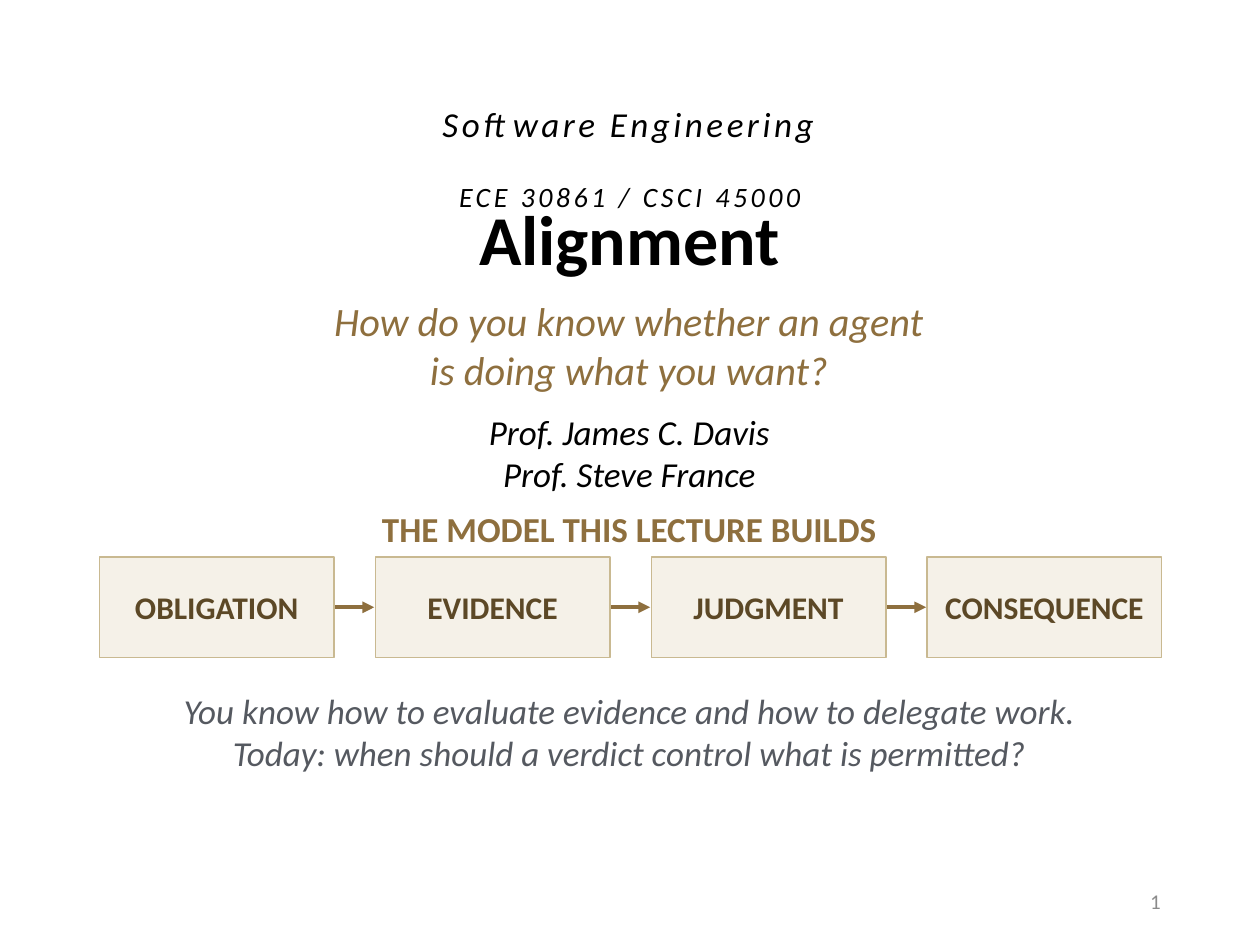
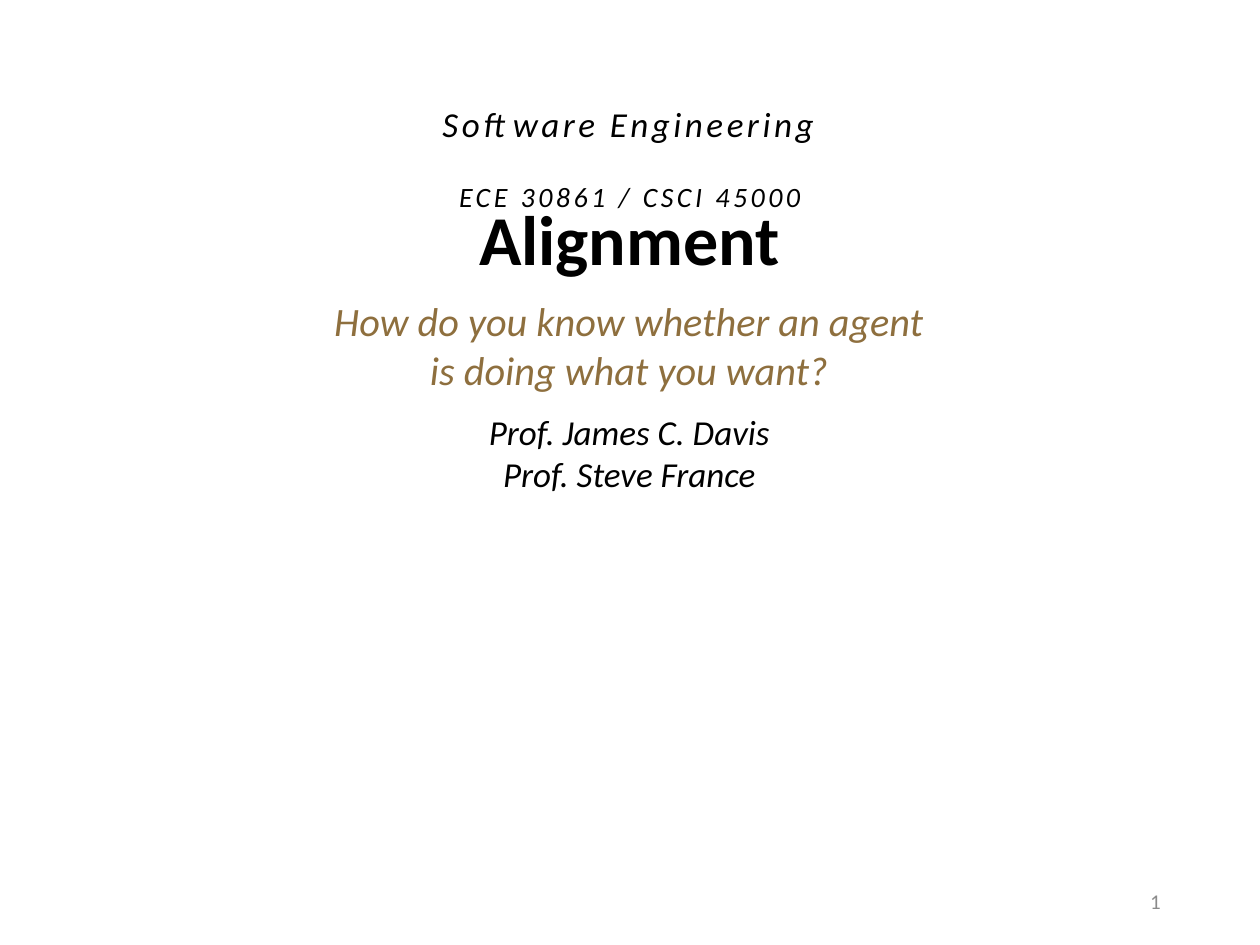
Before and after one commit to davisjam/model-based-agentic-software-engineering, a slide deck: slide 1 of course/lectures/act-2-delegation-and-control/03-alignment/2-3-Alignment.pptx. Drawn at 1260x945 pixels with LibreOffice and Linux fonts; fonts in the diff are those of the drawing; background and template pictures are left out. Boxes give left, top, right and bottom in pixels: in the first picture for what was removed or moved away, otherwise in the second. Text is boxed around its words. In the diff, an @@ line names an element or a change of style, - is before the commit and + after.

```diff
--- a/course/lectures/act-2-delegation-and-control/03-alignment/2-3-Alignment.pptx
+++ b/course/lectures/act-2-delegation-and-control/03-alignment/2-3-Alignment.pptx
@@ text removed at <box>382,519,876,543</box> @@
-THE MODEL THIS LECTURE BUILDS
@@ rectangle removed at <box>100,557,334,658</box> @@
-OBLIGATION
@@ rectangle removed at <box>375,557,610,658</box> @@
-EVIDENCE
@@ rectangle removed at <box>651,557,886,658</box> @@
-JUDGMENT
@@ rectangle removed at <box>927,557,1162,658</box> @@
-CONSEQUENCE
@@ arrow removed from (335, 607) to (374, 607) @@
@@ arrow removed from (611, 607) to (650, 607) @@
@@ arrow removed from (887, 607) to (926, 607) @@
@@ text removed at <box>184,699,1075,772</box> @@
-You know how to evaluate evidence and how to delegate work.
-Today: when should a verdict control what is permitted?
```
Also in this commit, not shown: 13 other slides changed, 7 slides removed.
